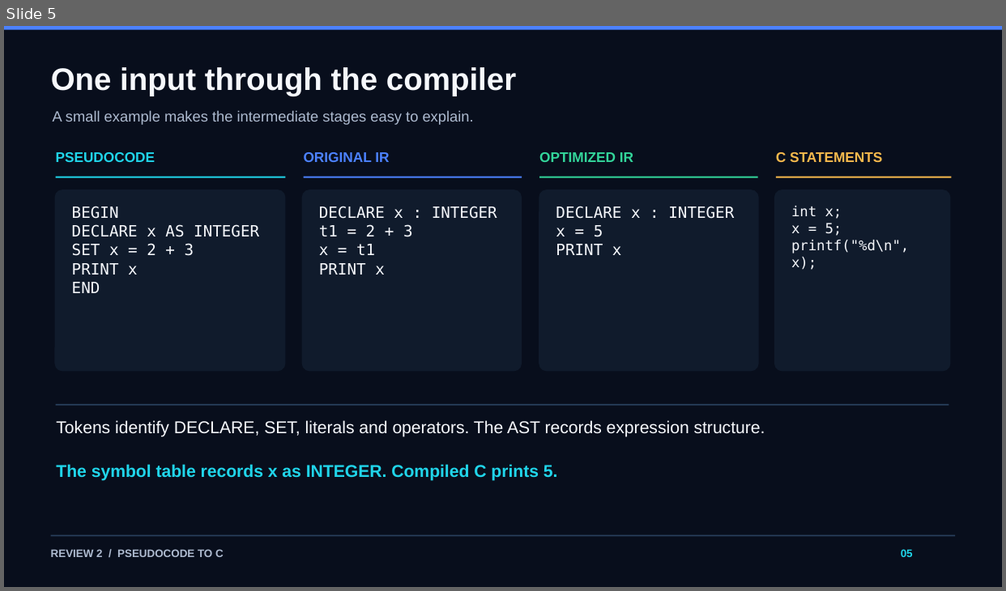
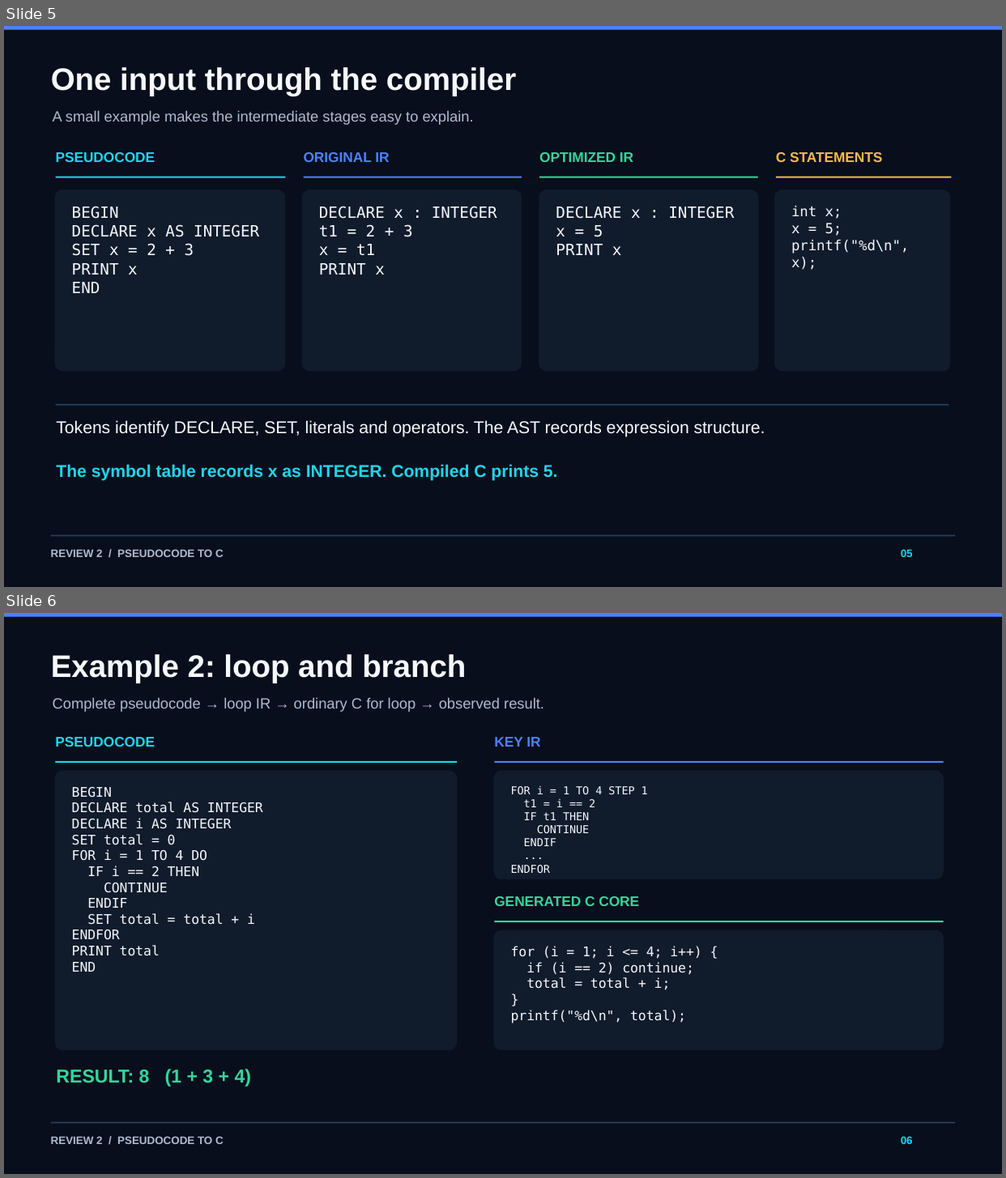
Before and after one commit to Sashwath-sash/pseudocode-to-c, a slide deck: docs/Pseudocode_to_C_Review2.pptx. Shown one above the other, each under a label of ours: slide 5 before the commit, slides 5 and 6 after it. The pictures are 1006x591 and 1006x1178 pixels, drawn with LibreOffice and Linux fonts; fonts in the diff are those of the drawing. Boxes give left, top, right and bottom in pixels: in the first picture for what was removed or moved away, otherwise in the second. Text is boxed around its words. In the diff, an @@ line names an element or a change of style, - is before the commit and + after.

Commit message:
Show end-to-end compiler examples in Review 2 deck

```diff
--- a/docs/Pseudocode_to_C_Review2.pptx
+++ b/docs/Pseudocode_to_C_Review2.pptx
@@ slide 6 added at [4,613,1002,1174], background #080E1C @@
@@ rectangle added at [4,613,1002,617], fill #4C82FF @@
@@ text added at [51,654,466,683], 30 pt, text #F6F8FC, bold @@
+Example 2: loop and branch
@@ text added at [53,697,544,712], 14.2 pt, text #AEBBD0 @@
+Complete pseudocode → loop IR → ordinary C for loop → observed result.
@@ text added at [55,737,155,747], 13.5 pt, text #20D5EA, bold @@
+PSEUDOCODE
@@ text added at [494,737,540,747], 13.5 pt, text #4C82FF, bold @@
+KEY IR
@@ rounded rectangle added at [55,770,458,1050], fill #101B2C @@
@@ rectangle added at [56,761,457,763], fill #20D5EA @@
@@ rounded rectangle added at [493,770,944,879], fill #101B2C @@
@@ rectangle added at [494,761,944,763], fill #4C82FF @@
@@ text added at [72,787,263,972], 12.8 pt, text #F6F8FC @@
+BEGIN
+DECLARE total AS INTEGER
+DECLARE i AS INTEGER
+SET total = 0
+FOR i = 1 TO 4 DO
+IF i == 2 THEN
+CONTINUE
+ENDIF
+SET total = total + i
+ENDFOR
+PRINT total
+END
@@ text added at [511,786,648,873], 10.5 pt, text #F6F8FC @@
+FOR i = 1 TO 4 STEP 1
+t1 = i == 2
+IF t1 THEN
+CONTINUE
+ENDIF
+...
+ENDFOR
@@ text added at [494,897,639,906], 13.5 pt, text #33D69B, bold @@
+GENERATED C CORE
@@ rectangle added at [494,921,944,922], fill #33D69B @@
@@ rounded rectangle added at [493,931,944,1050], fill #101B2C @@
@@ text added at [511,946,701,1024], 12.8 pt, text #F6F8FC @@
+for (i = 1; i <= 4; i++) {
+if (i == 2) continue;
+total = total + i;
+}
+printf("%d\n", total);
@@ text added at [56,1069,252,1087], 18 pt, text #33D69B, bold @@
+RESULT: 8 (1 + 3 + 4)
@@ rectangle added at [50,1122,955,1123], fill #29405D @@
@@ text added at [51,1136,224,1144], 10.5 pt, text #AEBBD0, bold @@
+REVIEW 2 / PSEUDOCODE TO C
@@ text added at [901,1136,913,1144], 10.5 pt, text #20D5EA, bold @@
+06
```
Also in this commit, not shown: 1 slide changed, 4 other slides added, 5 slides removed.
